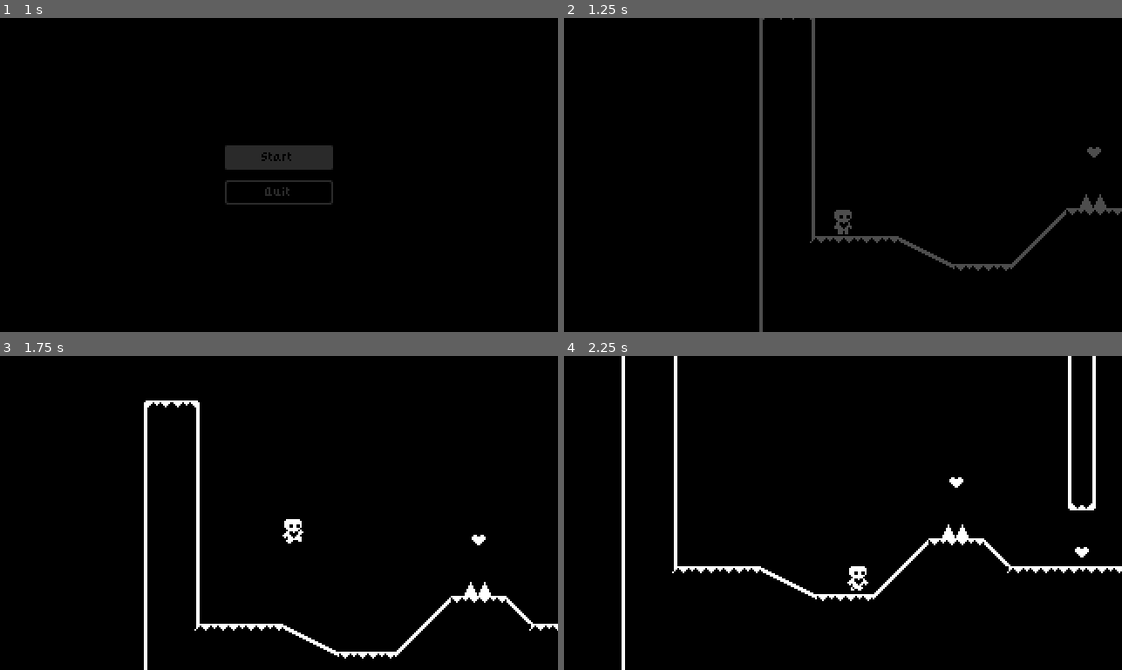
Above: before the commit, frames 1-4 (two rows, left to right).
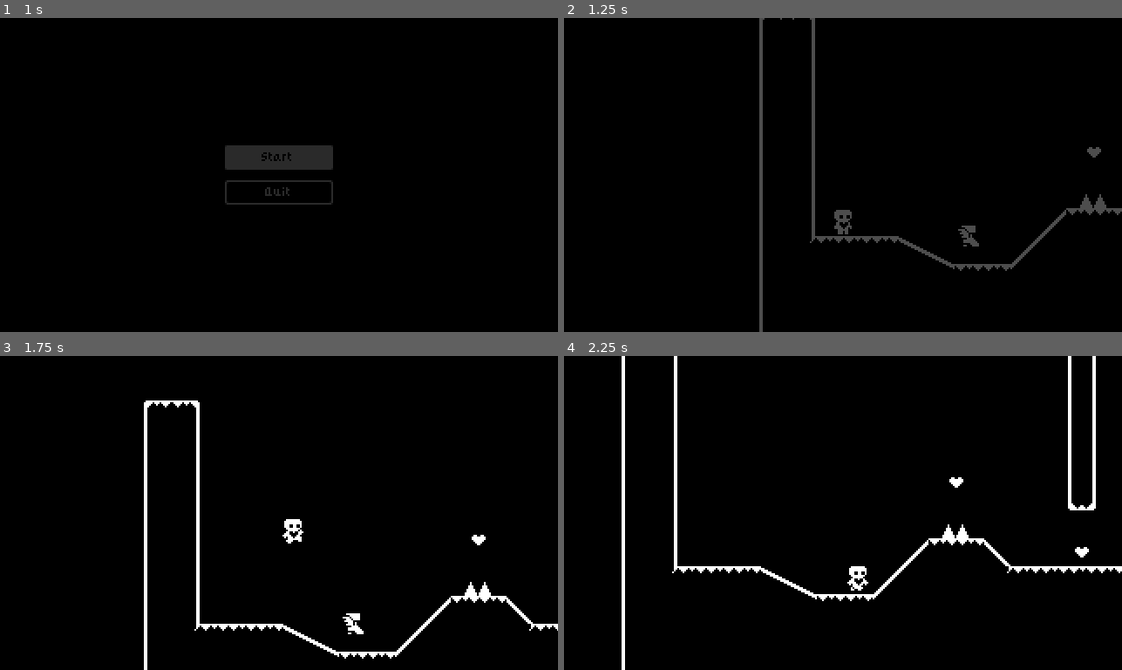
Above: after the commit, the same moments.

Repository: mubinulhaque/SimplePlatformer
Game: Godot game, scene res://start_menu.tscn
Same seed, same stepped clock (60 frames per second), same inputs: the game is played once before the commit and once after it.
Inputs:
- Up to frame 1 (1 s): click "Start" at 0.5 s
- Up to frame 2 (1.25 s): no input
- Up to frame 3 (1.75 s): hold Right (game_right) from 1.28 s (still down); tap Space (game_jump) at 1.52 s
- Up to frame 4 (2.25 s): keep holding Right (game_right)

Frame 1 is identical in both runs. In frame 2, 0.1% of the frame differs, in the area x 70-75%, y 66-73%; in frame 3, 0.1%; in frame 4, nothing differs.

Commit message:
Added a double-jump powerup
Locked the player's ability to double-jump behind a powerup. Only when collided with can the player double-jump. Also reorganised world.gd to have its functions after its variables and custom classes to have documentation comments for each of its custom variables and functions.

Diff:
--- /dev/null
+++ b/ability.gd
@@ -0,0 +1,22 @@
+class_name Ability
+extends Area2D
+## Class used to define unlockable abilities that the player can get
+##
+## If extended, the only method to be overriden should be _gain_ability().
+## Anything else can interfere with collision checking.
+
+
+func _ready():
+	set_collision_mask_value(2, true)
+	body_entered.connect(_on_body_entered)
+
+
+func _on_body_entered(body: PhysicsBody2D):
+	if body is Player:
+		_gain_ability(body)
+		queue_free()
+
+
+## Defines what happens when a player collides with the ability.
+func _gain_ability(player: Player):
+	print("Ability has been gained!")
--- /dev/null
+++ b/double_jump.gd
@@ -0,0 +1,5 @@
+extends Ability
+
+
+func _gain_ability(player: Player):
+	player.unlock_double_jump()
--- /dev/null
+++ b/double_jump.tscn
@@ -0,0 +1,17 @@
+[gd_scene load_steps=4 format=3 uid="uid://ct1armfwldbk6"]
+
+[ext_resource type="Script" path="res://double_jump.gd" id="1_0owgj"]
+[ext_resource type="Texture2D" uid="uid://cq2apg5f7skt2" path="res://double_jump.png" id="1_8khbl"]
+
+[sub_resource type="CircleShape2D" id="CircleShape2D_xpoiu"]
+
+[node name="DoubleJump" type="Area2D"]
+collision_layer = 0
+collision_mask = 2
+script = ExtResource("1_0owgj")
+
+[node name="Sprite2D" type="Sprite2D" parent="."]
+texture = ExtResource("1_8khbl")
+
+[node name="CollisionShape2D" type="CollisionShape2D" parent="."]
+shape = SubResource("CircleShape2D_xpoiu")
--- a/heart.gd
+++ b/heart.gd
@@ -1,4 +1,5 @@
 extends Area2D
+
 
 func _on_body_entered(_body):
 	queue_free()
--- a/level_one.tscn
+++ b/level_one.tscn
@@ -1,10 +1,11 @@
-[gd_scene load_steps=6 format=3 uid="uid://cpvdl56vew3b5"]
+[gd_scene load_steps=7 format=3 uid="uid://cpvdl56vew3b5"]
 
 [ext_resource type="PackedScene" uid="uid://bunq4vnyh8fvg" path="res://world.tscn" id="1_t7vyp"]
 [ext_resource type="PackedScene" uid="uid://mxbyf8kjejxm" path="res://level_two.tscn" id="2_gawq3"]
 [ext_resource type="PackedScene" uid="uid://3i8er1tbm1p0" path="res://spikes.tscn" id="2_hh60k"]
 [ext_resource type="PackedScene" uid="uid://gwtocqx36143" path="res://heart.tscn" id="3_t2ujl"]
 [ext_resource type="PackedScene" uid="uid://b06yrdmg8lyiv" path="res://level_tile_map.tscn" id="4_hhika"]
+[ext_resource type="PackedScene" uid="uid://ct1armfwldbk6" path="res://double_jump.tscn" id="6_o4an6"]
 
 [node name="LevelOne" instance=ExtResource("1_t7vyp")]
 next_level = ExtResource("2_gawq3")
@@ -29,3 +30,6 @@
 
 [node name="LevelTileMap2" parent="." index="8" instance=ExtResource("4_hhika")]
 layer_0/tile_data = PackedInt32Array(0, 131072, 0, 65536, 131072, 1, 131072, 131072, 1, 196608, 131072, 1, 262144, 1310 …(2071 unchanged characters)…
+
+[node name="DoubleJump" parent="." index="9" instance=ExtResource("6_o4an6")]
+position = Vector2(104, 128)
--- a/player.gd
+++ b/player.gd
@@ -1,17 +1,40 @@
+class_name Player
 extends CharacterBody2D
+## Class used for controlling the player
+##
+## The only things to be used here are unlock_double_jump() and
+## unlock_wall_jump(). Anything else might interfere with the player's movement.
 
+## Controls how the player moves through its environment
 @export var movement_data : PlayerMovementData
 
+## Whether the player has unlocked the double jump ability
+var unlocked_double_jump: bool = false
+## Whether the player has used their double jump ability yet.[br]
+## Note: This will always be false if unlocked_double_jump is false.
 var can_double_jump: bool = false
+## Whether the player is currently wall-jumping.
+## Used to stop the player from double-jumping and wall-jumping at the same time.
 var wall_jumping: bool = false
-# Get the gravity from the project settings to be synced with RigidBody nodes
+## The gravity from the project settings to be synced with RigidBody nodes
 var gravity = ProjectSettings.get_setting("physics/2d/default_gravity")
-var old_wall_normal = Vector2.ZERO
+## The normal of the last wall that the player has collided with.
+## Used to ensure the player can still wall jump for a small timeframe
+## after the player has left the wall.
+var last_wall_normal = Vector2.ZERO
 
+## The animated sprite used to represent the player
 @onready var sprite = $AnimatedSprite2D
+## The timer used to allow jumping for a small timeframe after the player
+## has left the ground
 @onready var coyote_jump_timer = $CoyoteJumpTimer
+## The timer used to allow wall-jumping for a small timeframe after the player
+## has left a wall
 @onready var wall_jump_timer = $WallJumpTimer
+## The position the player was at when they started the level.
+## Used to reset the player's position if they die.
 @onready var starting_position = global_position
+
 
 func _physics_process(delta):
 	# Add the gravity
@@ -28,18 +51,18 @@
 		if wall_jump_timer.time_left > 0.0: # If the player has just left the wall
 			# Get the old wall normal since get_wall_normal() only returns
 			# a value if the player is colliding with a wall
-			wall_normal = old_wall_normal
+			wall_normal = last_wall_normal
 
 		velocity.x = wall_normal.x * movement_data.speed
 		velocity.y = movement_data.jump_velocity
 		sprite.flip_h = (velocity.x < 0)
 		wall_jumping = true
 
-	# Handle normal jumping
-	if is_on_floor():
+	# Allow double jumping if the player is on the floor
+	if is_on_floor() and unlocked_double_jump:
 		can_double_jump = true
 
-	# Handle double jumping
+	# Handle jumping
 	if Input.is_action_just_pressed("game_jump"):
 		if (is_on_floor() or coyote_jump_timer.time_left > 0.0):
 			# If the player is on the floor or has just left the floor
@@ -68,7 +91,6 @@
 	else:
 		# Decelerate the player via air resistance if the player is mid-air
 		velocity.x = move_toward(velocity.x, 0, movement_data.air_resistance * delta)
-		sprite.play("jump")
 
 	# Change the sprite animation to be jumping if in the air
 	# This has to be after the movement code,
@@ -82,7 +104,7 @@
 
 	# Update old wall normal
 	if was_on_wall:
-		old_wall_normal = get_wall_normal()
+		last_wall_normal = get_wall_normal()
 
 	move_and_slide()
 
@@ -100,7 +122,11 @@
 	wall_jumping = false
 
 
-# If the player has collided with a hazard
 func _on_hazard_detector_area_entered(_area):
 	# Reset the player's position
 	global_position = starting_position
+
+
+## Unlocks the player's ability to double-jump
+func unlock_double_jump():
+	unlocked_double_jump = true
--- a/world.gd
+++ b/world.gd
@@ -1,4 +1,13 @@
 extends Node2D
+
+@export var next_level: PackedScene
+
+@onready var level_completed = $CanvasLayer/LevelCompleted
+
+
+func _ready():
+	Events.level_completed.connect(_show_level_completed)
+
 
 func _show_level_completed():
 	level_completed.show()
@@ -12,10 +21,3 @@
 	get_tree().paused = false
 	get_tree().change_scene_to_packed(next_level)
 	LevelTransition.fade_from_black()
-
-@export var next_level: PackedScene
-
-@onready var level_completed = $CanvasLayer/LevelCompleted
-
-func _ready():
-	Events.level_completed.connect(_show_level_completed)
Binary file added: double_jump.png
Not shown, added: double_jump.png.import
Not shown, added: double_jump.pdn
